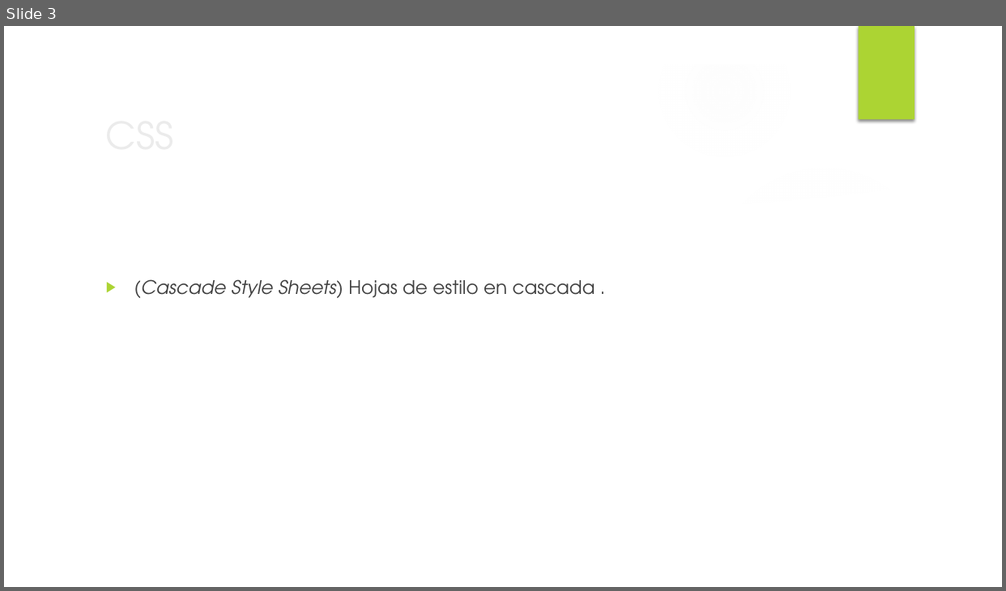
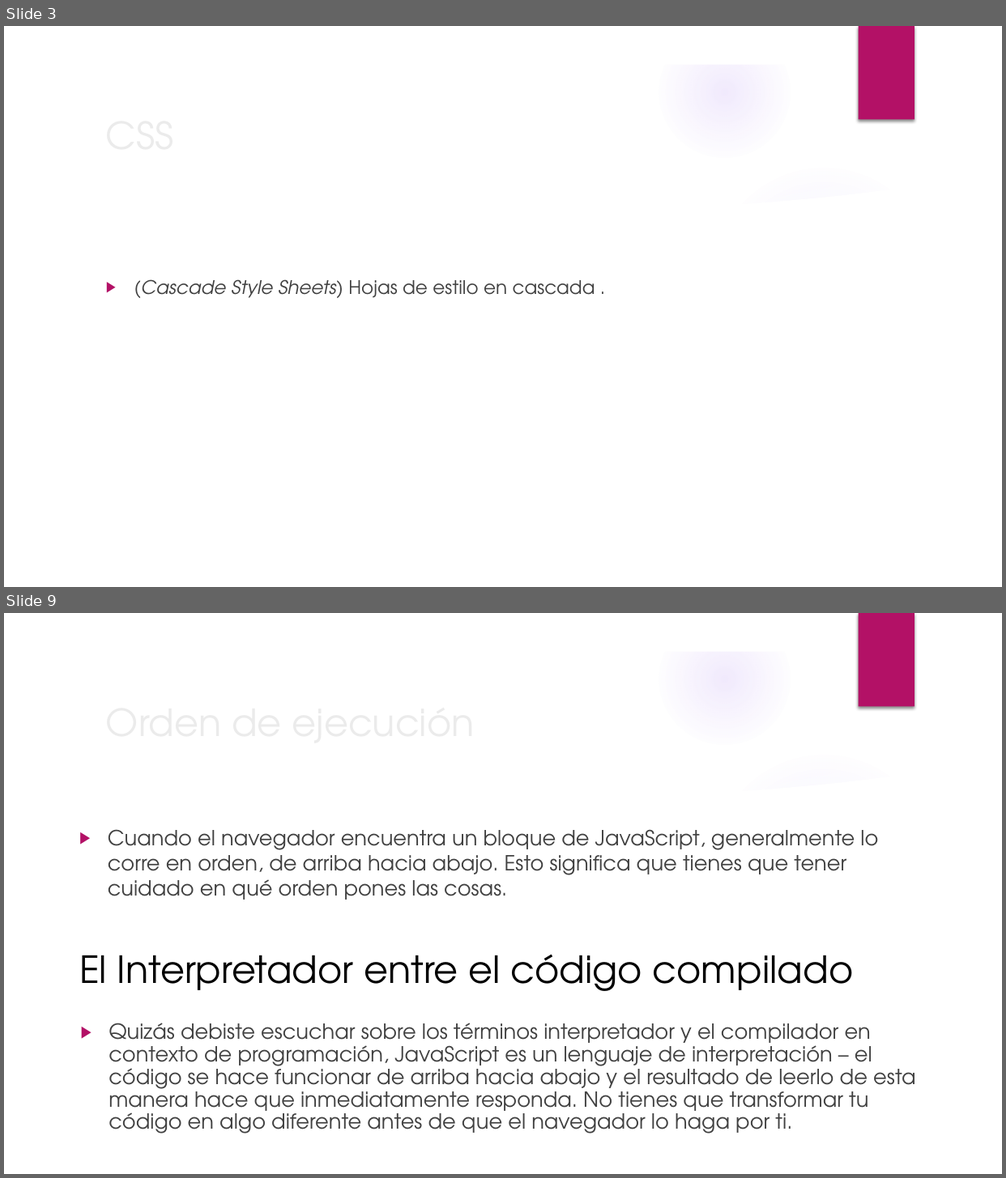
Before and after one commit to stealth14/Web-Transicion-Gradiente, a slide deck: diapositivas CSS.pptx. Shown one above the other, each under a label of ours: slide 3 before the commit, slides 3 and 9 after it; the slides between them are not shown. The pictures are 1006x591 and 1006x1178 pixels, drawn with LibreOffice and Linux fonts; fonts in the diff are those of the drawing; background and template pictures are left out. Boxes give left, top, right and bottom in pixels: in the first picture for what was removed or moved away, otherwise in the second. Text is boxed around its words. In the diff, an @@ line names an element or a change of style, - is before the commit and + after.

```diff
--- a/diapositivas CSS.pptx
+++ b/diapositivas CSS.pptx
@@ slide 9 added at (x1=4, y1=613, x2=1002, y2=1174), background picture (left out); not listed: 9 template elements that a slide beside it also shows @@
@@ text added at (x1=108, y1=829, x2=878, y2=900), 20 pt, text #404040 @@
+▶ Cuando el navegador encuentra un bloque de JavaScript, generalmente lo corre en orden, de arriba hacia abajo. Esto significa que tienes que tener cuidado en qué orden pones las cosas.
@@ title added at (x1=198, y1=850, x2=296, y2=872), 36 pt, text #EBEBEB @@
+Orden de ejecución
@@ text added at (x1=79, y1=954, x2=854, y2=991), 36 pt, text #000000 @@
+El Interpretador entre el código compilado
@@ text added at (x1=108, y1=1023, x2=916, y2=1134), 20 pt, text #404040 @@
+▶ Quizás debiste escuchar sobre los términos interpretador y el compilador en contexto de programación, JavaScript es un lenguaje de interpretación – el código se hace funcionar de arriba hacia abajo y el resultado de leerlo de esta manera hace que inmediatamente responda. No tienes que transformar tu código en algo diferente antes de que el navegador lo haga por ti.
@@ slide 3 changed as well @@
@@ fill gradient #F7F7F7 to gradient #9B6BF2 in 3 elements at (x1=4, y1=245, x2=347, y2=587), (x1=4, y1=263, x2=197, y2=456), (x1=659, y1=27, x2=790, y2=158) @@
@@ rectangle at (x1=859, y1=26, x2=914, y2=120): fill #ACD433 to #B31166 @@
@@ text "(Cascade Style Sheets) Hojas de ..." at (x1=134, y1=280, x2=595, y2=298): bullet colour #ACD433 to #B31166 @@
```
Also in this commit, not shown: 4 other slides changed, 5 other slides added, 1 slide removed.
